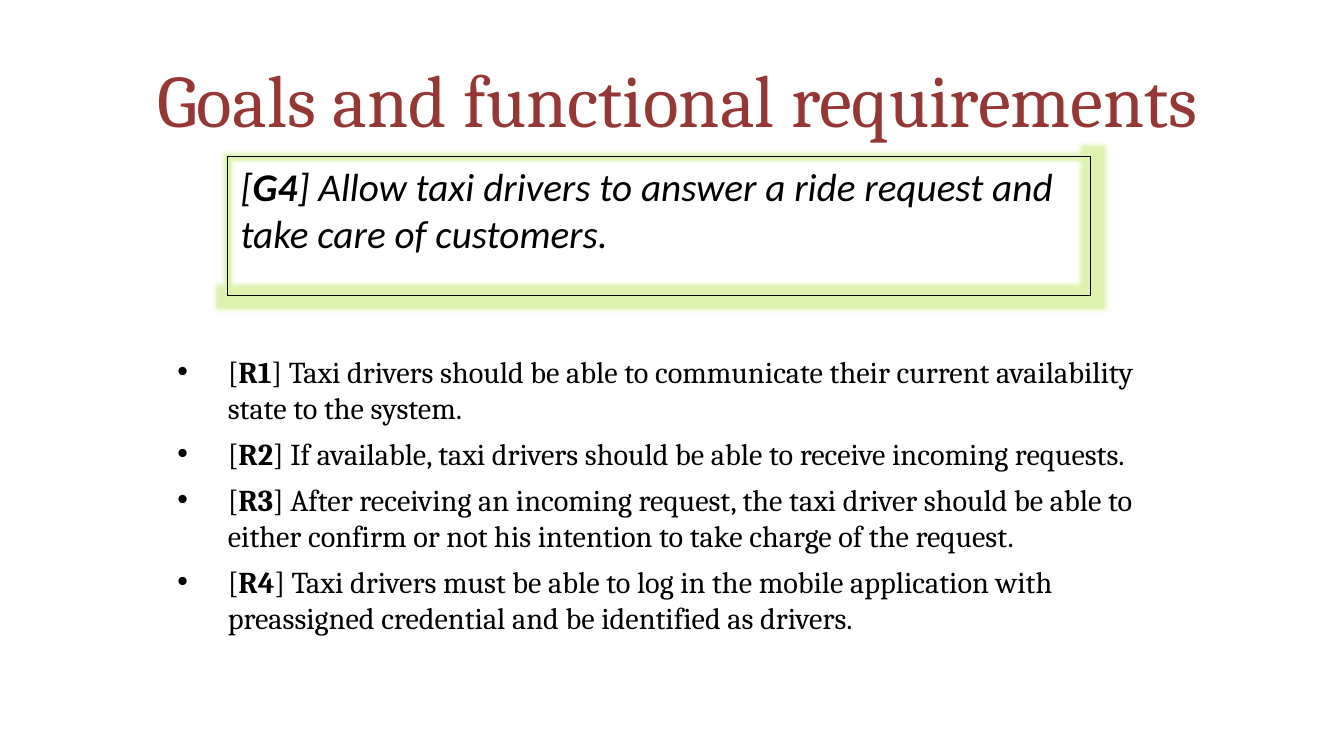
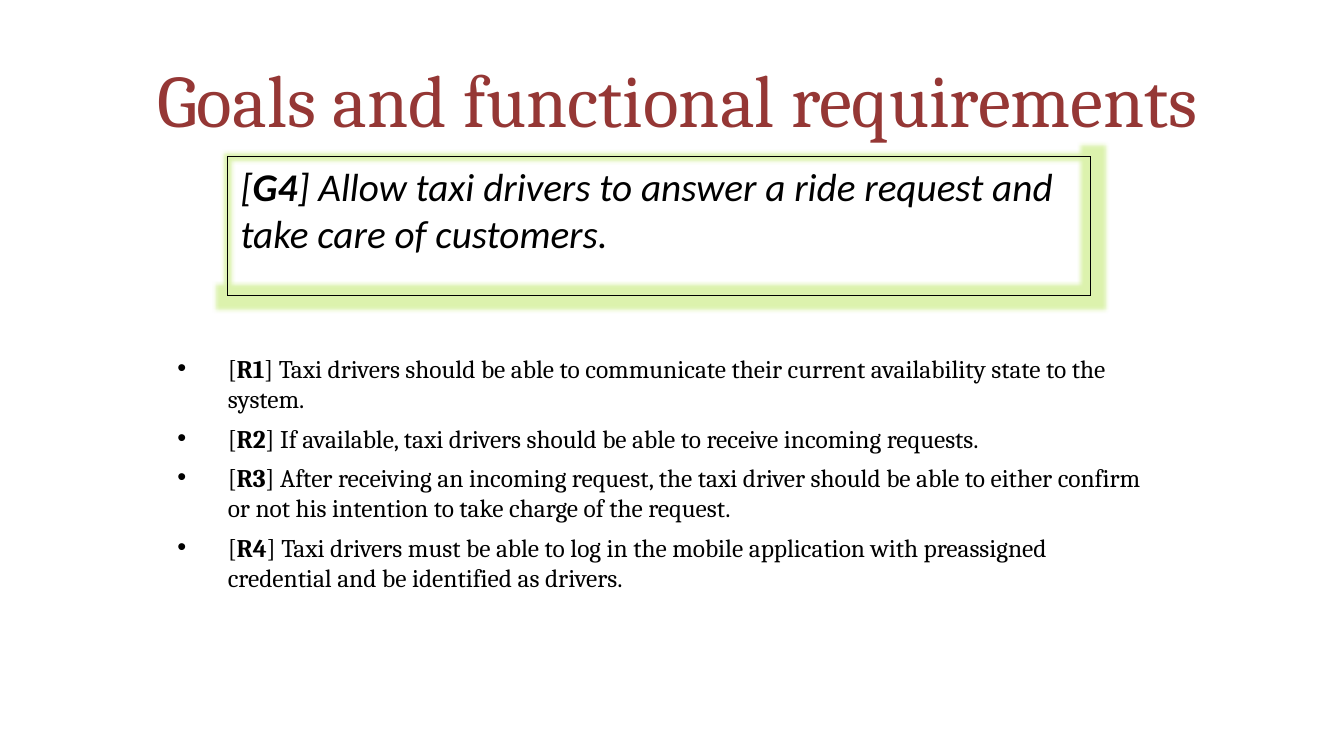
Before and after one commit to MarcoRomani/myTaxyService-SE2-PozziRomani, a slide deck: slide 9 of OtherStuff/FINAL PRESENTATION/MyTaxiService.pptx. Drawn at 1344x756 pixels with LibreOffice and Linux fonts; fonts in the diff are those of the drawing. Boxes give left, top, right and bottom in pixels: in the first picture for what was removed or moved away, otherwise in the second. Text is boxed around its words. In the diff, an @@ line names an element or a change of style, - is before the commit and + after.

Commit message:
fix presentation

```diff
--- a/OtherStuff/FINAL PRESENTATION/MyTaxiService.pptx
+++ b/OtherStuff/FINAL PRESENTATION/MyTaxiService.pptx
@@ text "[R1] Taxi drivers should be ..." at box(228, 360, 1141, 588): size 16.1 to 13.6 pt @@
```
Also in this commit, not shown: 2 other slides changed.
